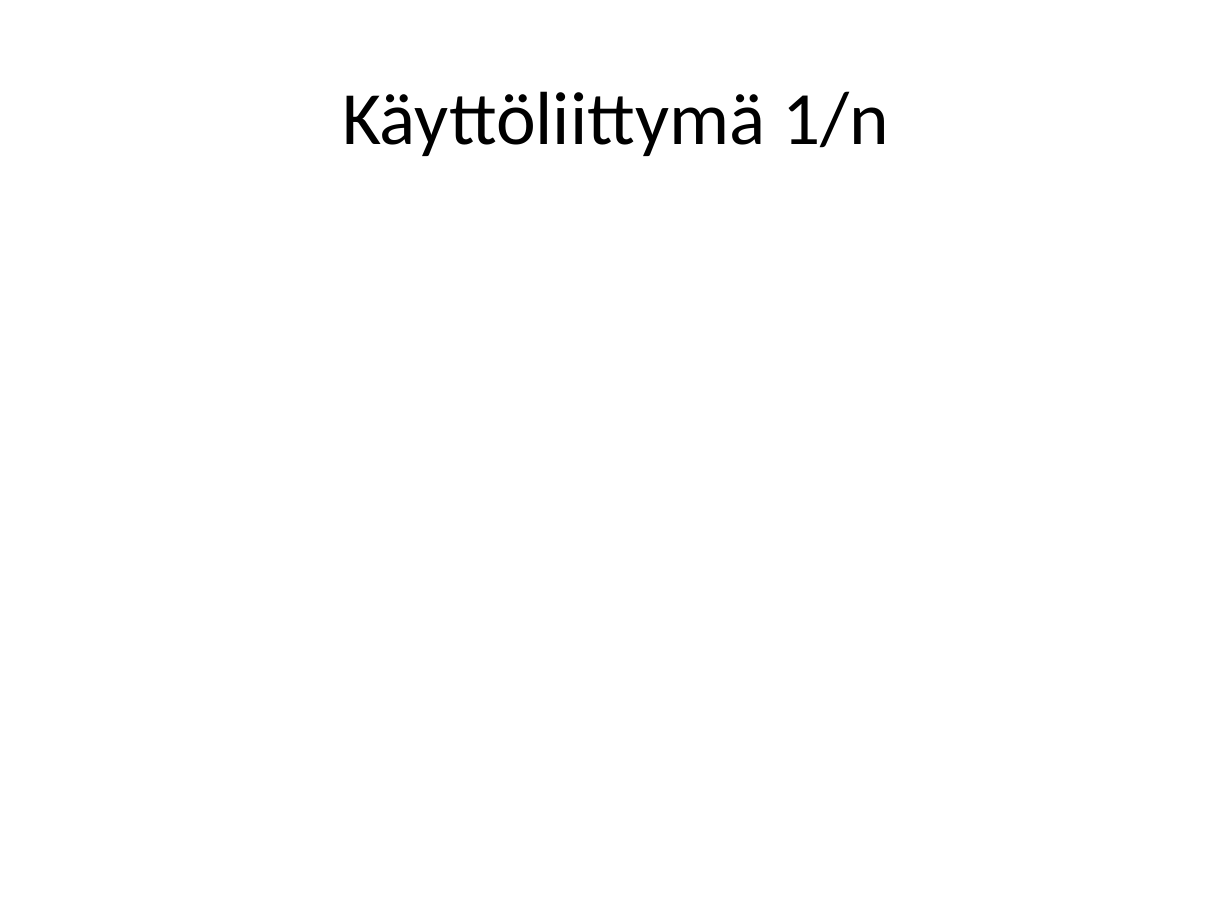
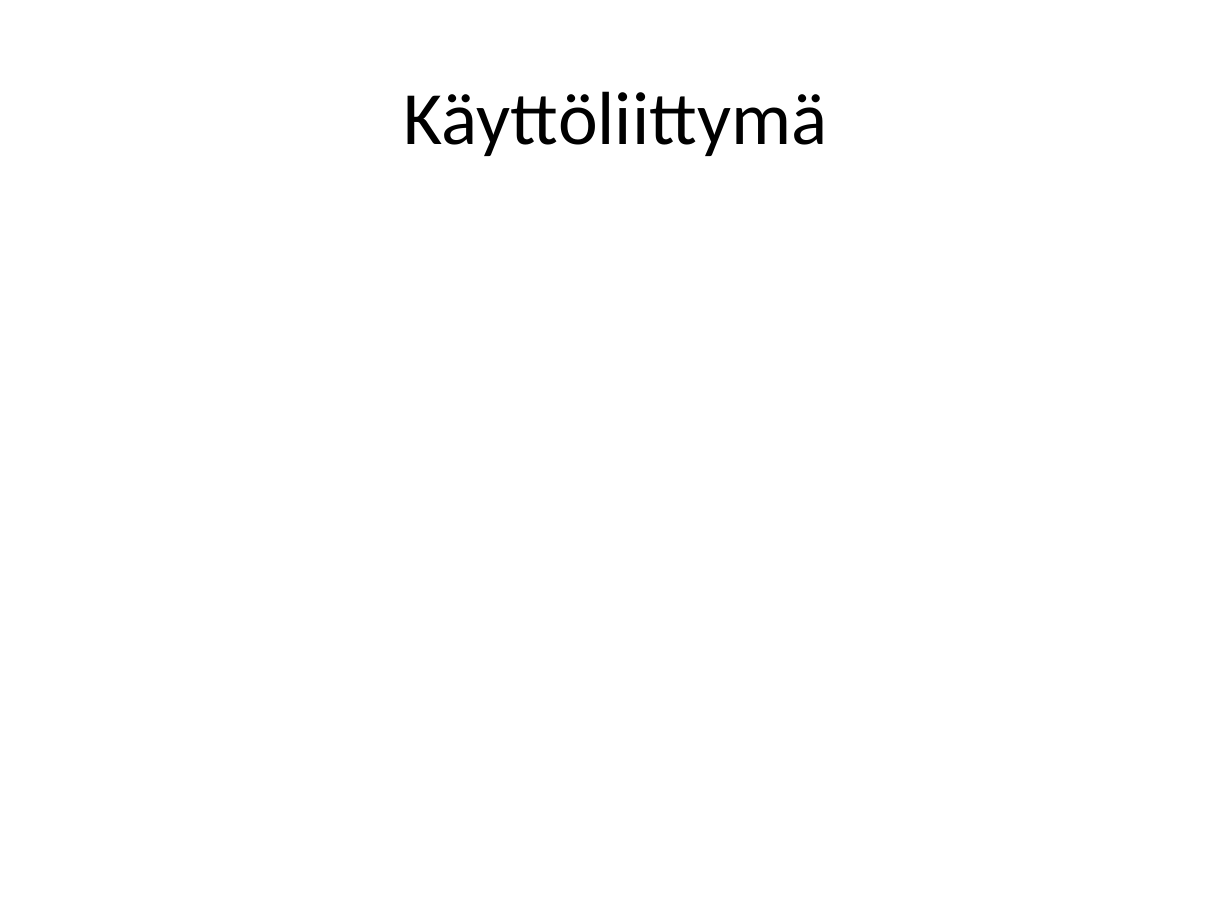
Before and after one commit to Deraen/skillproject, a slide deck: slide 7 of documents/Gofore.pptx. Drawn at 1232x924 pixels with LibreOffice and Linux fonts; fonts in the diff are those of the drawing. Boxes give left, top, right and bottom in pixels: in the first picture for what was removed or moved away, otherwise in the second. Text is boxed around its words. In the diff, an @@ line names an element or a change of style, - is before the commit and + after.

```diff
--- a/documents/Gofore.pptx
+++ b/documents/Gofore.pptx
@@ title at bbox=[404, 91, 827, 156]: text changed @@
-Käyttöliittymä 1/n
+Käyttöliittymä
```
Also in this commit, not shown: 1 other file.
